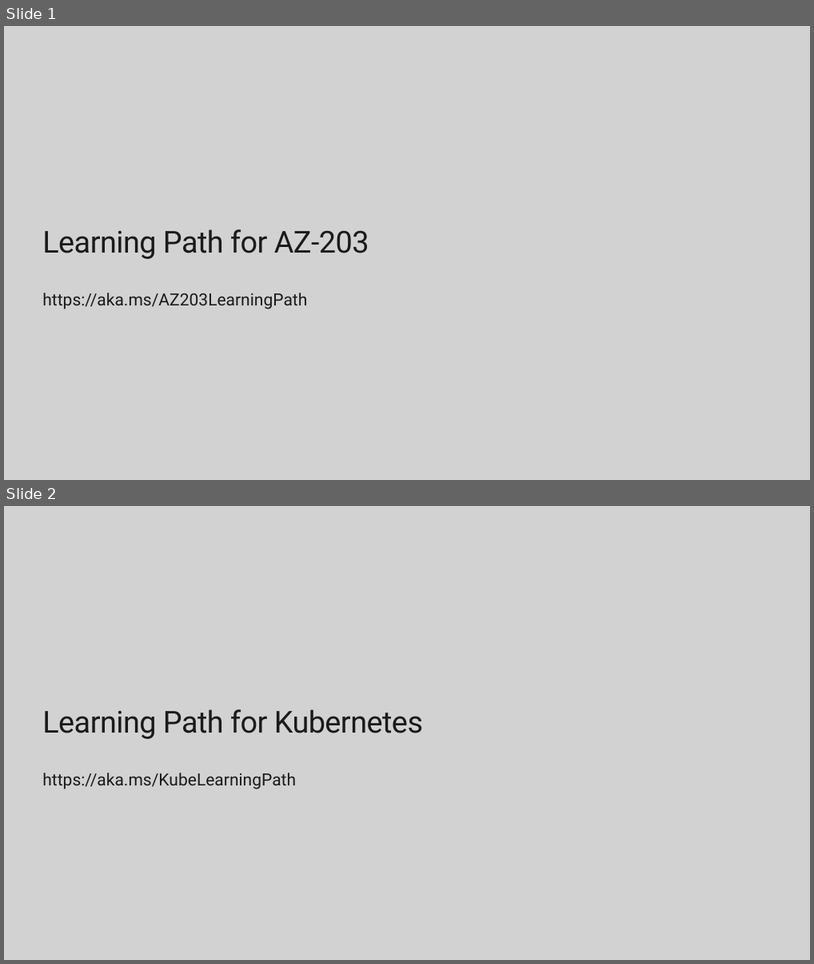
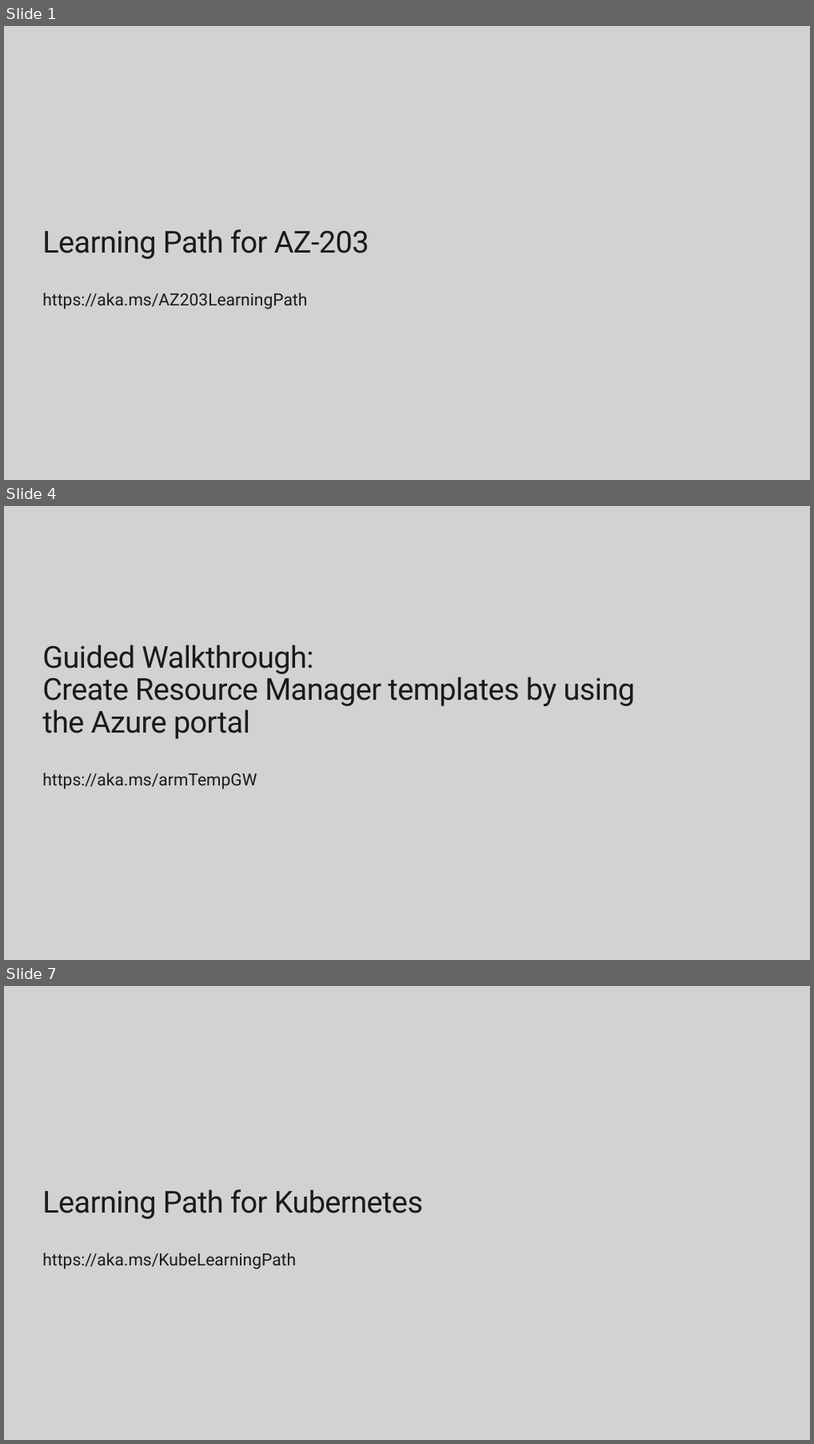
Before and after one commit to ClarkDRC/AZ203Walkthroughs, a slide deck: Guided Walkthrough.pptx. Shown one above the other, each under a label of ours: slides 1 and 2 before the commit, slides 1, 4 and 7 after it; the slides between them are not shown. The pictures are 814x964 and 814x1444 pixels, drawn with LibreOffice and Linux fonts; fonts in the diff are those of the drawing; background and template pictures are left out. Boxes give left, top, right and bottom in pixels: in the first picture for what was removed or moved away, otherwise in the second. Text is boxed around its words. In the diff, an @@ line names an element or a change of style, - is before the commit and + after.

```diff
--- a/Guided Walkthrough.pptx
+++ b/Guided Walkthrough.pptx
@@ slide 4 added at (4,506,810,960), background #D2D2D2 @@
@@ title added at (42,644,635,739), 36 pt, text #1A1A1A @@
+Guided Walkthrough:
+Create Resource Manager templates by using the Azure portal
@@ text added at (42,772,257,789), 20 pt, text #1A1A1A @@
+https://aka.ms/armTempGW
@@ what was slide 2 is now slide 7 @@
```
Also in this commit, not shown: 7 slides changed, 6 other slides added.
